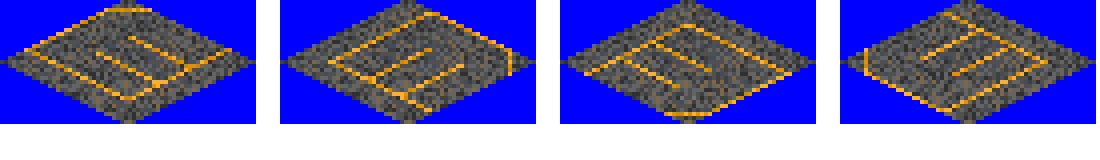
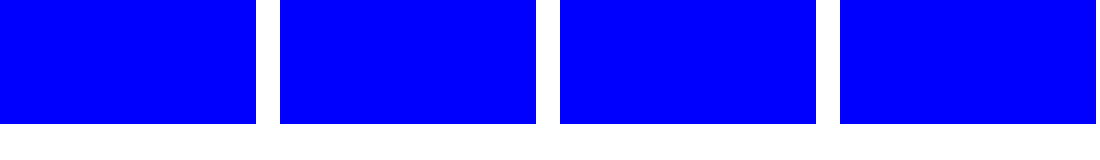
Two versions of the same layered image (1100x160). Layer-by-layer changes:
renamed "INDR" to "EIND", hid it over [0, 0, 1096, 124]
renamed "INDR_SNOW" to "EIND_SNOW", hid it over [0, 0, 1096, 124]
hid "ASF2_AVENUE" over [0, 0, 1096, 124]
hid "ASF2_AVENUE_SNOW" over [0, 0, 1096, 124]
hid "ASF1_CITY" over [0, 0, 1096, 124]
hid "DIRT", moved it above "DIRT_SNOW" over [24, 8, 1056, 116]
hid "DIRT_SNOW", moved it above "DIRT_SAND" over [24, 8, 1056, 116]
hid "DIRT_SAND" over [24, 8, 1056, 116]
hid "SETT" over [24, 8, 1056, 116]
hid "PLACEHOLDER" over [24, 8, 1056, 116]
